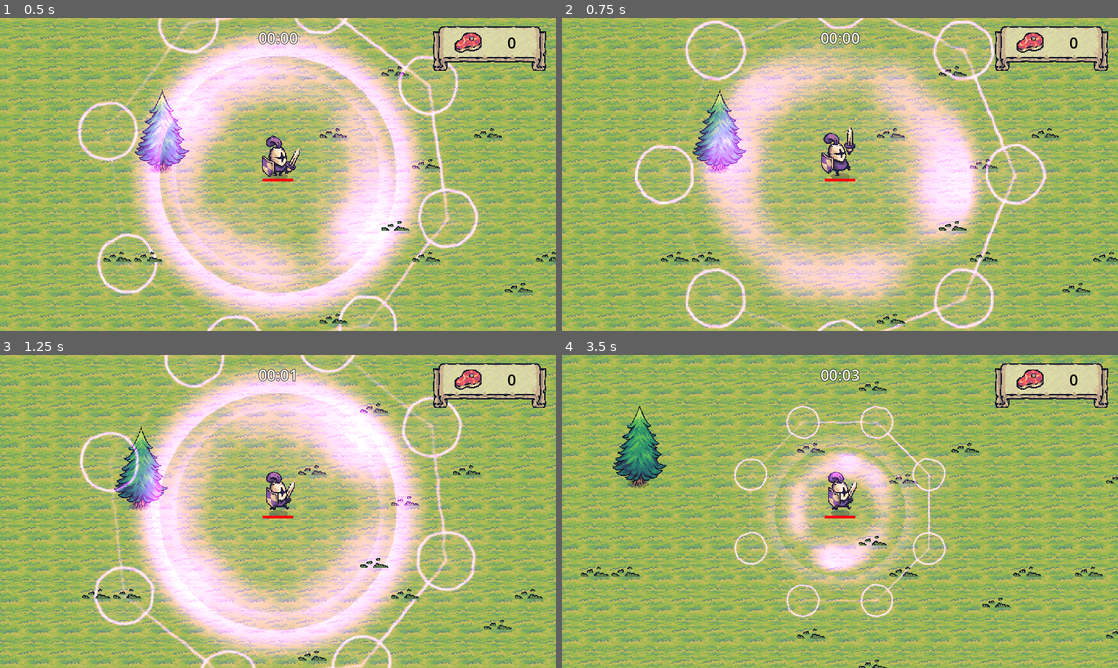
Above: before the commit, frames 1-4 (two rows, left to right).
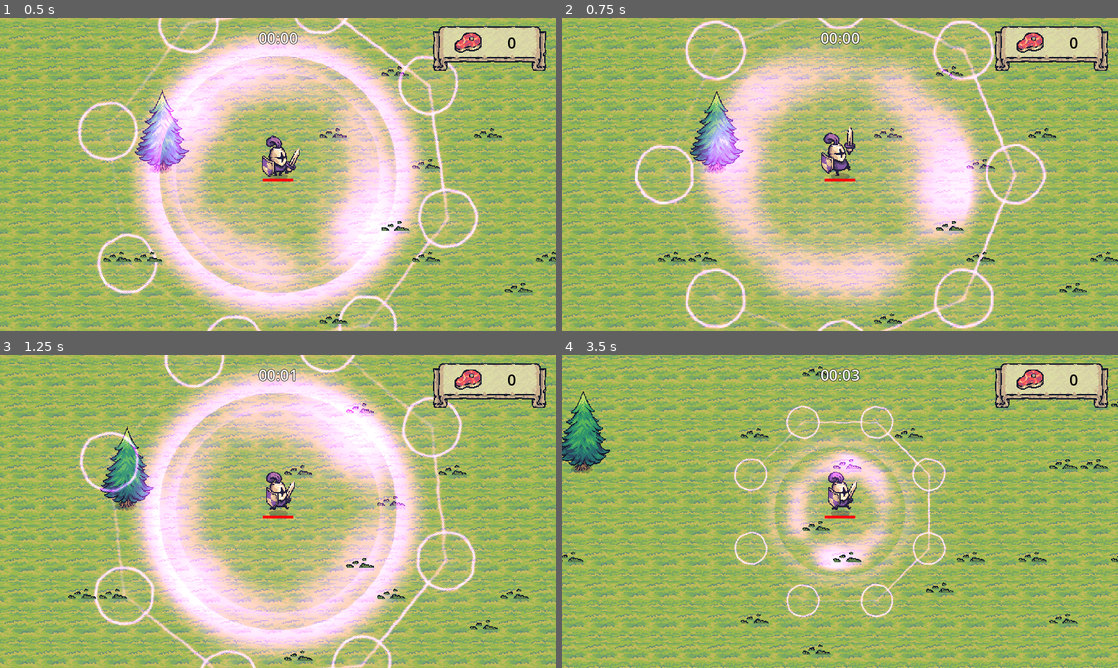
Above: after the commit, the same moments.

Repository: Enyus/dio-desafio-godot-2d
Game: Godot game, scene res://main.tscn
The game is run twice, just before and just after one commit, with the same random seed, the same clock (stepped at 60 frames per second) and the same inputs.
Inputs (mouse positions are in pixels of both pictures, inside the frame that each line leads up to):
- Up to frame 1 (0.5 s): no input
- Up to frame 2 (0.75 s): move the mouse to (962, 158) at 0.52 s; hold D (move_right) from 0.53 s (still down); click (962, 158) at 0.6 s
- Up to frame 3 (1.25 s): keep holding D (move_right)
- Up to frame 4 (3.5 s): move the mouse to (728, 527) at 1.27 s; release D (move_right) at 1.28 s; hold S (move_down) 1.28-2.03 s; click (728, 527) at 1.35 s; move the mouse to (895, 442) at 2.02 s; hold D (move_right) 2.03-2.78 s; click (895, 442) at 2.1 s; move the mouse to (812, 574) at 2.77 s; hold W (move_up) from 2.78 s (still down); click (812, 574) at 2.85 s

Frame 1 is identical in both runs. In frame 2, 37% of the frame differs, in the area x 0-100%, y 0-100%; in frame 3, 54%; in frame 4, 66%.

Commit message:
testando diferenças

Diff:
--- a/main.tscn
+++ b/main.tscn
@@ -187,6 +187,8 @@
 
 [node name="Player" parent="." instance=ExtResource("1_kxa3m")]
 position = Vector2(620, 331)
+speed = 5.0
+sword_damage = 4
 
 [node name="RemoteTransform2D - Camera" type="RemoteTransform2D" parent="Player"]
 remote_path = NodePath("../../Camera2D")
